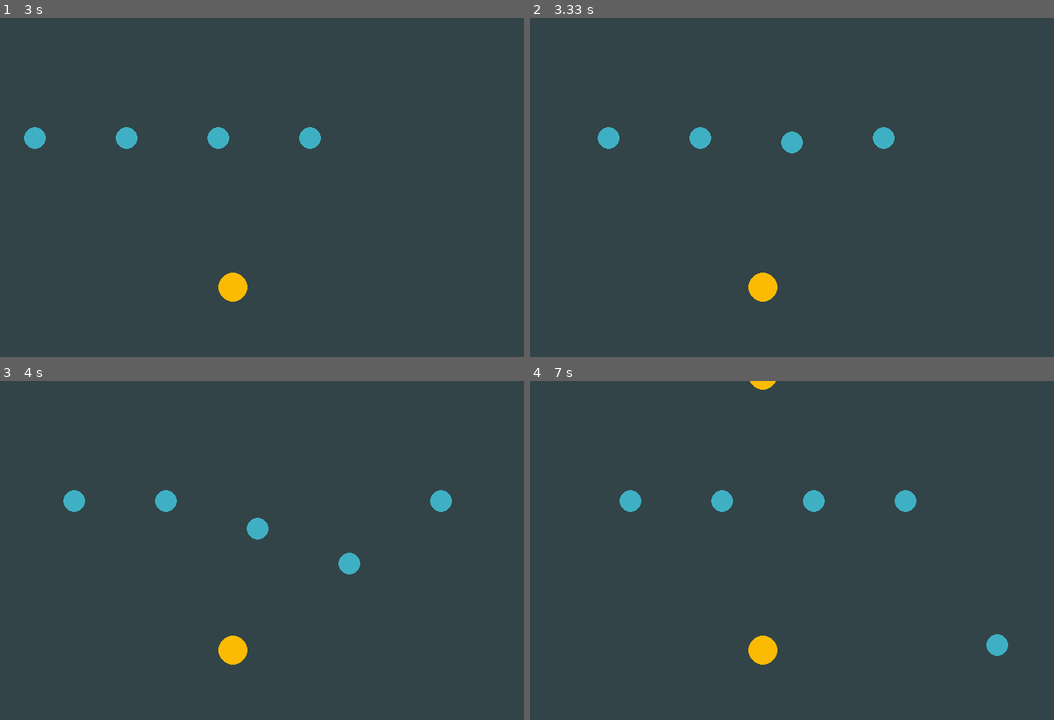
Above: before the commit, frames 1-4 (two rows, left to right).
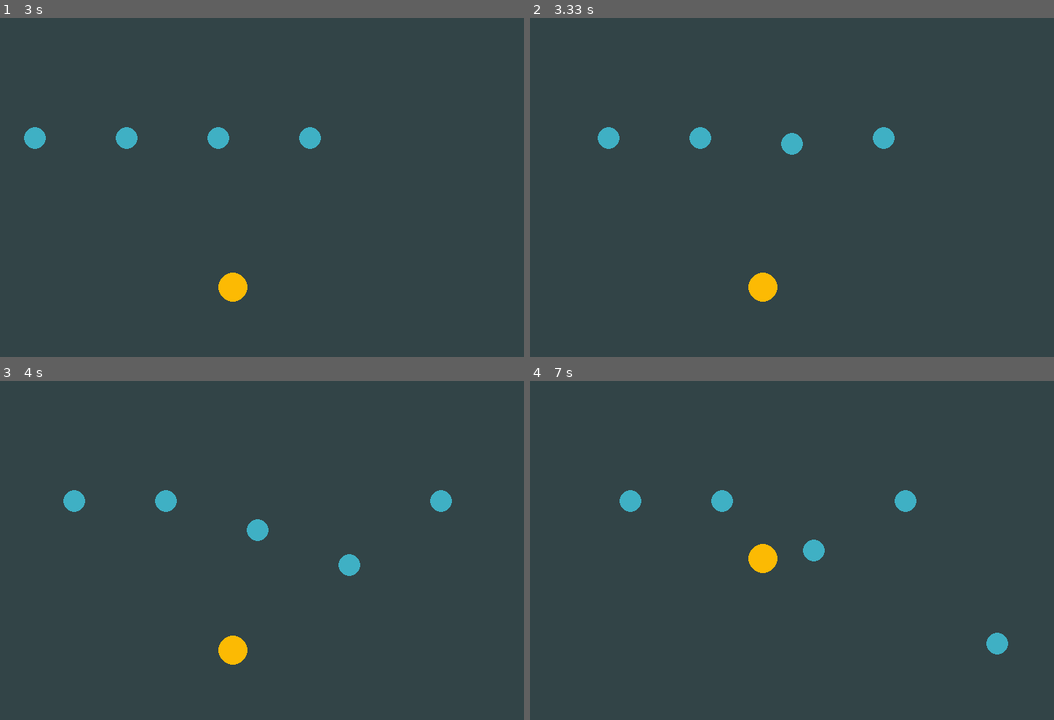
Above: after the commit, the same moments.

Repository: simkasafronova/PygameProject
Game: pygame game, started from main.py
Same seed, same stepped clock (60 frames per second), same inputs: the game is played once before the commit and once after it.
Inputs:
- Up to frame 1 (3 s): tap Space at 0.33 s
- Up to frame 2 (3.33 s): tap Space at 3.17 s
- Up to frame 3 (4 s): tap Space at 3.57, 3.87 s
- Up to frame 4 (7 s): tap Space at 4.07, 4.4, 4.7, 4.9, 5.2, 5.47, 5.8, 6.1, 6.23, 6.63, 6.93 s

Frame 1 is identical in both runs. In frame 2, less than 0.1% of the frame differs, in the area x 47-53%, y 33-41%; in frame 3, less than 0.1%; in frame 4, 1.3%, in the area x 41-92%, y 0-84%.

Commit message:
generate endlessness of MainBalls

Diff:
--- a/main.py
+++ b/main.py
@@ -12,7 +12,7 @@
 TIMER_GENERATE_OTHERBALLS = pygame.USEREVENT + 1
 pygame.time.set_timer(TIMER_GENERATE_OTHERBALLS, 700)
 TIMER_CHECK_MAINBALLS = pygame.USEREVENT + 2
-pygame.time.set_timer(TIMER_CHECK_MAINBALLS, 500)
+pygame.time.set_timer(TIMER_CHECK_MAINBALLS, 200)
 
 
 class MainBall(pygame.sprite.Sprite):
@@ -29,7 +29,7 @@
     def update(self, *args):
         if args[0][0]:
             main_balls.sprites()[0].rect = main_balls.sprites()[
-                0].rect.move(0, -3)
+                0].rect.move(0, -6)
 
 
 class OtherBall(pygame.sprite.Sprite):
@@ -55,7 +55,8 @@
             RUNNING_STATE[0] = 0
 
 
-for i in range(15):
+# почему-то последний спрайт летит медленнее предыдущих
+for i in range(10):
     MainBall(300, 350)
 
 
@@ -81,7 +82,8 @@
                     RUNNING_STATE[0] = 0
             except IndexError:
                 print('no balls here')
-                break
+                for i in range(10):
+                    MainBall(300, 350)
     all_sprites.draw(screen)
     other_balls.draw(screen)
     other_balls.update()
